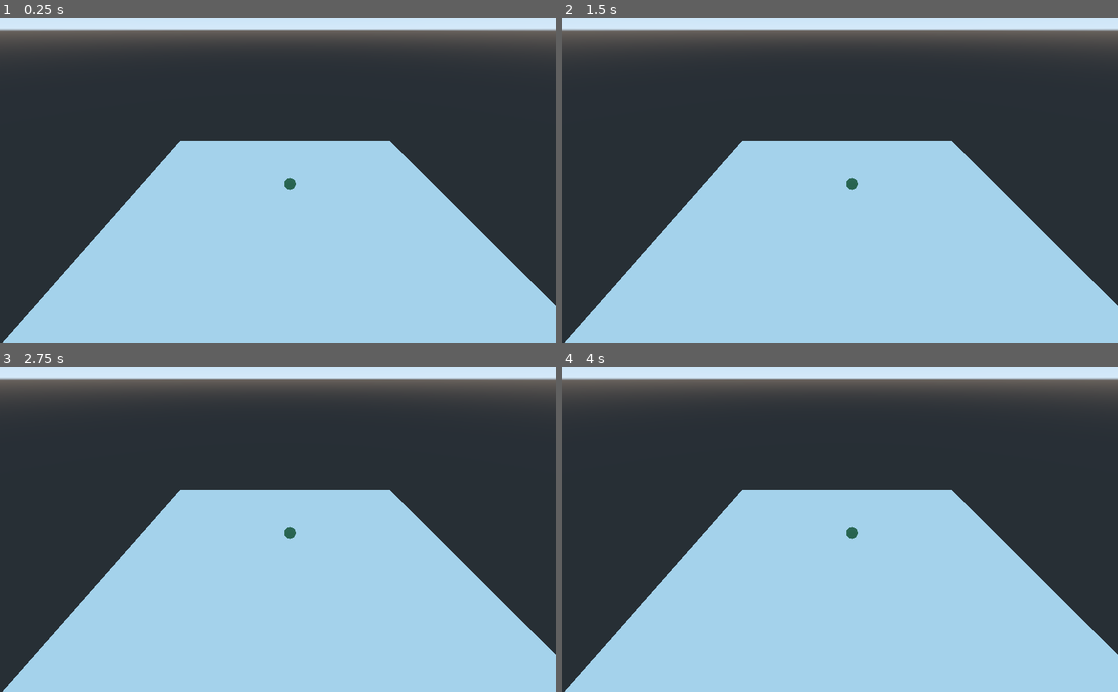
Above: before the commit, frames 1-4 (two rows, left to right).
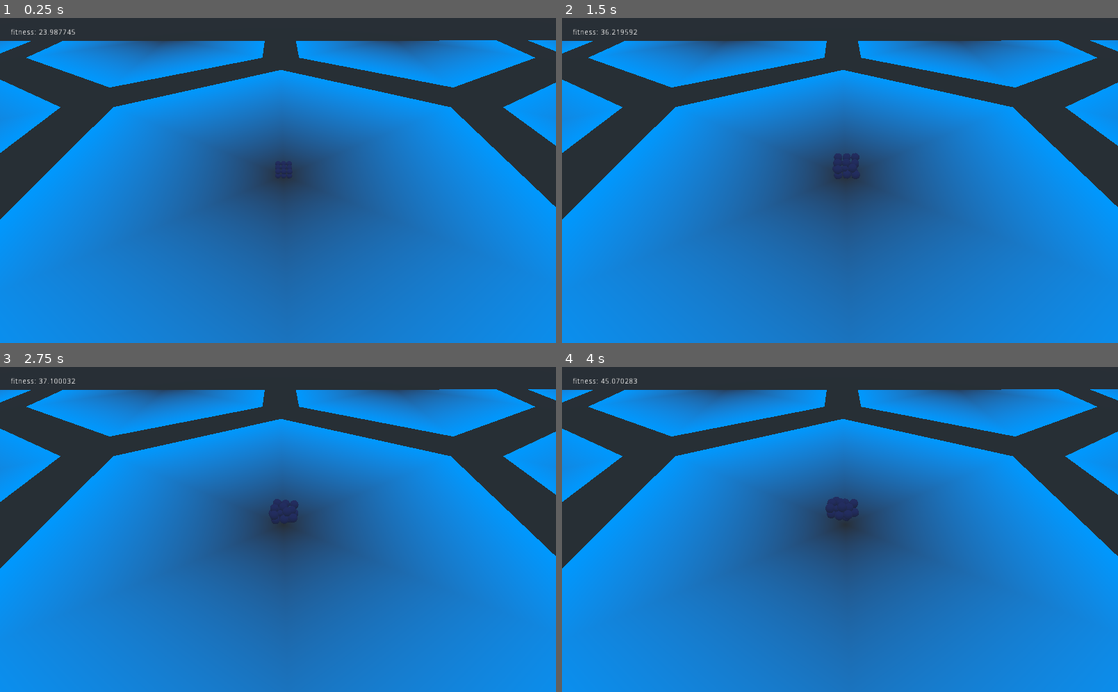
Above: after the commit, the same moments.

Repository: bentles/Particles
Game: Godot game, scene res://TestWorld.tscn
Two runs of this game, one before a commit and one after it. Both use one fixed random seed, a clock stepped at 60 frames per second and the inputs below.
Inputs:
- Up to frame 1 (0.25 s): no input
- Up to frame 2 (1.5 s): tap Enter at 0.5 s; tap Space at 1.25 s
- Up to frame 3 (2.75 s): tap Enter at 2 s
- Up to frame 4 (4 s): tap Space at 2.75 s; tap Enter at 3.5 s

The runs differ from the first frame. In frame 1, 87% of the frame differs, in the area x 0-100%, y 0-100%; in frame 2, 87%; in frame 3, 87%; in frame 4, 87%.

Commit message:
more progress towards NN setup

Diff:
--- a/Particle/Particle.gd
+++ b/Particle/Particle.gd
@@ -2,7 +2,7 @@
 
 # Declare member variables here.
 var vel3 = Vector3.ZERO
-export var fmass = 1.4
+export var fmass = 0.8
 
 # maybe can make these asymmetric later if it makes things cooler
 const cooldown_seconds = 0.5
@@ -10,11 +10,17 @@
 const action_seconds = 0.2
 var action_elapsed_seconds = action_seconds
 
+const think_seconds = 0.1
+var think_elapsed_seconds = think_seconds
+
 const size_factor = 0.25;
 
+# state
 const State = { STATE_IDLE = 0, STATE_EXPANDING = 1, STATE_EXPANDED = 3, STATE_CONTRACTING = 2}
+var state = State.STATE_IDLE
 
-var state = State.STATE_IDLE
+const NeuralNetwork = preload("../Neural Network/Brain.gd")
+var brain: NeuralNetwork;
 
 func _act(from_state, to_state):
 	if state == from_state && cooldown_elapsed_seconds >= cooldown_seconds:
@@ -48,9 +54,8 @@
 func _contract():
 	_act(State.STATE_EXPANDED, State.STATE_CONTRACTING)
 
-const NN = preload("./ParticleBrain.gd")
-
 func _ready():
+	assert(brain != null)
 	pass
 
 func _process_state(delta):
@@ -64,6 +69,7 @@
 	if (state == State.STATE_IDLE || state == State.STATE_EXPANDED) && \
 	cooldown_elapsed_seconds < cooldown_seconds:
 		cooldown_elapsed_seconds += delta
+
 
 func _physics_process(delta):
 	_process_state(delta)
@@ -90,24 +96,40 @@
 	for body in overlapping:
 		for i in range(6):
 			if body != self:
+				# calculate forces from nearby particles
 				var body3 = body.global_transform.origin
-
 				var rsq = self.global_transform.origin.distance_squared_to(body3)
 				var r3 = self.global_transform.origin.direction_to(body3)
+				var acc3 = r3 * (gmm * body.fmass * self.fmass)/(rsq)
+				totalInstAcc += acc3
 
-				var dot_prod = directions[i].dot(r3)
-				dot_prod = 0 if dot_prod < 0 else dot_prod
+				# read nearby particles
+				# (hmm this info actually seems covered by the force produced)
+				# i will reuse this for state info mayyybe
+				#var dot_prod = directions[i].dot(r3)
+				#dot_prod = 0 if dot_prod < 0 else dot_prod
+				#nearby_particles[i] += dot_prod
 
-				nearby_particles[i] += dot_prod
-
-				var acc3 = r3 * (gmm * body.fmass * self.fmass)/(rsq)
-
-				totalInstAcc += acc3
 	self.add_central_force(totalInstAcc)
 
+	think([totalInstAcc.x, totalInstAcc.y, totalInstAcc.z], delta)
 
-var rand_time = 0;
+#decide what action to perform (expand, contract or nothing)
+func think(inputs: Array, delta: float):
+	if think_elapsed_seconds < think_seconds:
+		think_elapsed_seconds += delta
+	else:
+		think_elapsed_seconds = 0
+		var outputs = brain.predict(inputs)
+		# biggest output wins
+		var biggest = max(max(outputs[0], outputs[1]), outputs[2])
+		if biggest == outputs[0]:
+			pass
+		elif biggest == outputs[1]:
+			_expand()
+		else:
+			_contract()
+
 # Called every frame. 'delta' is the elapsed time since the previous frame.
 func _process(delta):
-
 	_resize_model()
--- a/Particle/Particle.tscn
+++ b/Particle/Particle.tscn
@@ -2,34 +2,34 @@
 
 [ext_resource path="res://Particle/Particle.gd" type="Script" id=1]
 
-[sub_resource type="PhysicsMaterial" id=5]
+[sub_resource type="PhysicsMaterial" id=1]
+
+[sub_resource type="SphereShape" id=2]
+resource_local_to_scene = true
+radius = 0.5
+
+[sub_resource type="SpatialMaterial" id=3]
+flags_transparent = true
+albedo_color = Color( 0.14902, 0.141176, 0.388235, 1 )
+metallic_specular = 0.8
 
 [sub_resource type="SphereShape" id=4]
 resource_local_to_scene = true
-radius = 0.5
-
-[sub_resource type="SpatialMaterial" id=7]
-flags_transparent = true
-albedo_color = Color( 0.517647, 0.913725, 0.67451, 1 )
-metallic = 1.0
-metallic_specular = 0.8
-
-[sub_resource type="SphereShape" id=3]
-resource_local_to_scene = true
 radius = 0.52
 
-[node name="Particle" type="RigidBody" groups=["Particle"]]
+[node name="Particle" type="RigidBody" groups=[
+"Particle",
+]]
 collision_mask = 19
-mass = 0.6
-physics_material_override = SubResource( 5 )
-angular_damp = 0.5
+physics_material_override = SubResource( 1 )
+angular_damp = 0.8
 script = ExtResource( 1 )
 
 [node name="CollisionShape" type="CollisionShape" parent="."]
-shape = SubResource( 4 )
+shape = SubResource( 2 )
 
 [node name="Body" type="CSGSphere" parent="."]
-material_override = SubResource( 7 )
+material_override = SubResource( 3 )
 radius = 0.5
 radial_segments = 14
 rings = 8
--- /dev/null
+++ b/TestWorld.gd
@@ -0,0 +1,45 @@
+extends Spatial
+
+
+# 1. define a particle brain
+# 2. spawn in N particles with that brain and let them do their thing for a bit
+# 3. measure fitness somehow
+# 4. mutate brain and go back to 2
+
+const NeuralNetwork = preload("Neural Network/Brain.gd")
+const Particle = preload("res://Particle/Particle.tscn")
+
+var test_time_elapsed = 0
+var test_time = 5 # 5 secs to prove yourself
+var particles = []
+
+# Called when the node enters the scene tree for the first time.
+func _ready():
+	var brain = NeuralNetwork.new(3, 5, 3)
+
+	for x in range(-1, 2):
+		for y in range(1, 3):
+			for z in range(-1, 2):
+				var p = Particle.instance()
+				p.brain = brain #might need some kind of instancing thing here
+				p.translate(Vector3(x, y, z))
+				particles.push_front(p)
+				add_child(p)
+
+
+	pass # Replace with function body.
+
+
+func _physics_process(delta):
+	test_time_elapsed = move_toward(test_time_elapsed, test_time, delta)
+
+	# TODO: save max fitness and mutate here after test_time has passed
+
+	var fitness = 0
+
+	for p in particles:
+		fitness += abs(p.global_transform.origin.x)
+		fitness += abs(p.global_transform.origin.z)
+
+	$MarginContainer/RichTextLabel.text = "fitness: " + str(fitness)
+	pass
--- a/TestWorld.tscn
+++ b/TestWorld.tscn
@@ -1,26 +1,117 @@
-[gd_scene load_steps=3 format=2]
+[gd_scene load_steps=5 format=2]
 
-[ext_resource path="res://Particle/Particle.tscn" type="PackedScene" id=1]
+[ext_resource path="res://TestWorld.gd" type="Script" id=2]
 
 [sub_resource type="BoxShape" id=1]
 
+[sub_resource type="Shader" id=2]
+code = "shader_type spatial;
+render_mode unshaded;
+
+uniform float scale = 8.0;
+uniform float radius = 1.0;
+uniform float offset = 0.268;
+uniform float power = 1.0;
+uniform bool hide_incomplete = false;
+uniform vec4 color : hint_color = vec4(0.0, 0.6, 1.0, 1.0);
+
+float is_in_hex(float hex_radius, vec2 local_point) {
+	const vec2 AXIS[3] = {
+		vec2(sqrt(3)*0.5, 0.5),
+		vec2(0.0, 1.0),
+		vec2(-sqrt(3)*0.5, 0.5)
+	};
+	float max_r = 0.0;
+	for (int i = 0; i < 3; i++) {
+		float r = dot(local_point, AXIS[i]);
+		r /= (sqrt(3)*0.5*hex_radius);
+		max_r = max(max_r, abs(r));
+	}
+	return max_r;
+}
+
+float snap_to_center(float local_coord, float hex_radius) {
+	return float(floor((local_coord+hex_radius)/(2.0*hex_radius)))*2.0*hex_radius;
+}
+
+vec2 calculate_local_center(vec2 uv, float r) {
+	float y_coord_1 = snap_to_center(uv.y, r);
+	float x_coord_1 = snap_to_center(uv.x, r*sqrt(3));
+	vec2 point_1 = vec2(x_coord_1, y_coord_1);
+
+	float x_coord_2 = snap_to_center(uv.x - r*sqrt(3), r*sqrt(3));
+	float y_coord_2 = snap_to_center(uv.y - r, r);
+	vec2 point_2 = vec2(x_coord_2, y_coord_2) + vec2(r*sqrt(3), r);
+
+	if (length(uv - point_1) < length(uv - point_2)) {
+		return point_1;
+	} else {
+		return point_2;
+	}
+}
+
+void fragment() {
+	vec2 uv = (UV - vec2(0.5, 0.5)) * scale;
+	float r = (radius * sqrt(3) + offset)/2.0;
+	vec2 local_center = calculate_local_center(uv, r);
+	vec2 local_coords = uv - local_center;
+
+	if (hide_incomplete && (
+			abs(local_center.x) > scale/2.0 - radius ||
+			abs(local_center.y) > scale/2.0 - radius*sqrt(3)
+		)
+	) {
+		ALPHA = 0.0;
+	} else if (is_in_hex(radius, local_coords) <= 1.0) {
+		float rad = is_in_hex(radius, local_coords);
+		rad = pow(rad, power);
+		ALBEDO = color.rgb;
+		ALPHA = rad;
+	} else {
+		ALPHA = 0.0;
+	}
+}"
+
+[sub_resource type="ShaderMaterial" id=3]
+shader = SubResource( 2 )
+shader_param/scale = 8.0
+shader_param/radius = 1.0
+shader_param/offset = 0.268
+shader_param/power = 1.0
+shader_param/hide_incomplete = false
+shader_param/color = Color( 0, 0.6, 1, 1 )
+
 [node name="TestWorld" type="Spatial"]
+script = ExtResource( 2 )
 
 [node name="Camera" type="Camera" parent="."]
-transform = Transform( 1, 0, 0, 0, 0.838652, 0.544668, 0, -0.544668, 0.838652, -1, 13.8462, 16.0482 )
+transform = Transform( 1, 0, 0, 0, 0.698153, 0.715948, 0, -0.715948, 0.698153, -1, 30, 30 )
 
 [node name="StaticBody" type="StaticBody" parent="."]
 collision_layer = 16
 collision_mask = 0
 
 [node name="CollisionShape" type="CollisionShape" parent="StaticBody"]
-transform = Transform( 14, 0, 0, 0, 1, 0, 0, 0, 14, 0, 0, 0 )
+transform = Transform( 400, 0, 0, 0, 1, 0, 0, 0, 400, 0, 0, 0 )
 shape = SubResource( 1 )
 
 [node name="CSGBox" type="CSGBox" parent="StaticBody"]
-width = 30.0
+material_override = SubResource( 3 )
+width = 400.0
 height = 1.0
-depth = 30.0
+depth = 400.0
 
-[node name="Particle" parent="." instance=ExtResource( 1 )]
-transform = Transform( 1, 0, 0, 0, 1, 0, 0, 0, 1, 0, 3.0795, 0 )
+[node name="MarginContainer" type="MarginContainer" parent="."]
+margin_left = 20.0
+margin_top = 20.0
+margin_right = 1021.0
+margin_bottom = 599.0
+__meta__ = {
+"_edit_use_anchors_": false
+}
+
+[node name="RichTextLabel" type="RichTextLabel" parent="MarginContainer"]
+margin_right = 1001.0
+margin_bottom = 579.0
+text = "asdf
+"
Not shown: 1 places in Particle/Particle.tscn that only renumber resources
